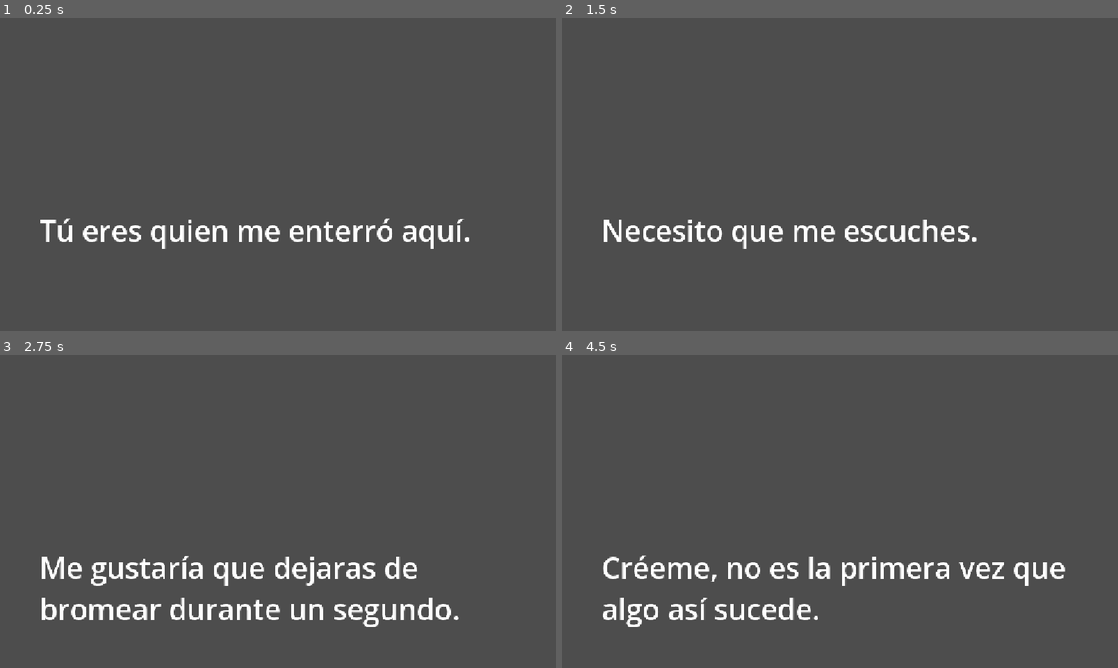
Above: before the commit, frames 1-4 (two rows, left to right).
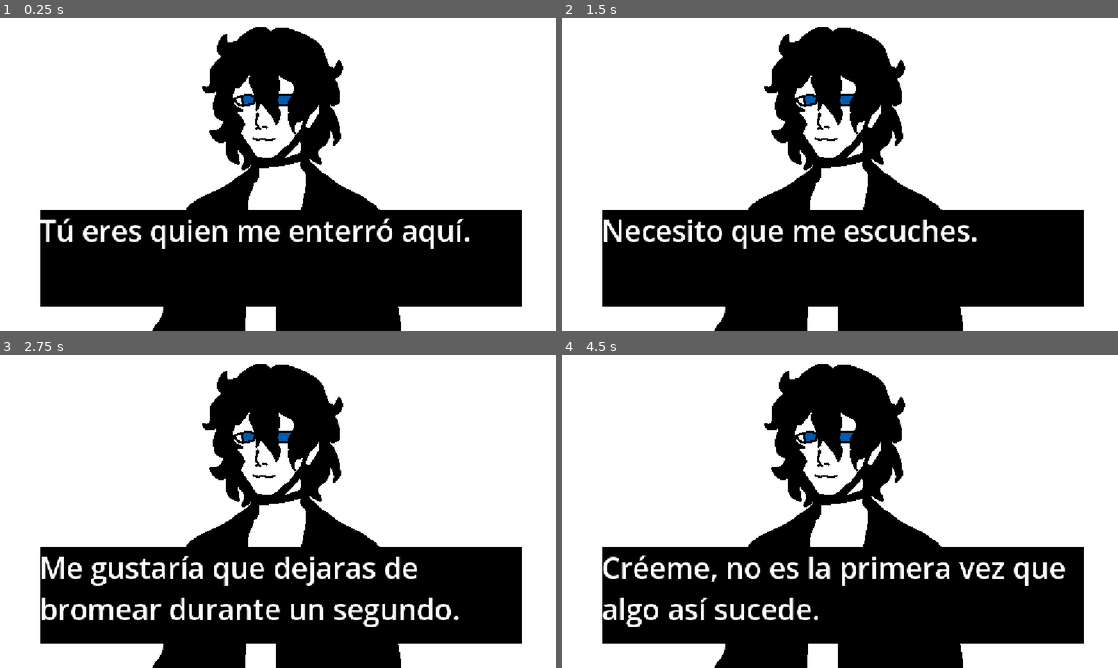
Above: after the commit, the same moments.

Repository: Triktor1/ComJamOn2026
Game: Godot game, scene res://escenas/Minigames/scenes/mini_dialogo.tscn
Two runs of this game, one before a commit and one after it. Both use one fixed random seed, a clock stepped at 60 frames per second and the inputs below. This scene is started directly instead of the project's main scene. The engine's default icon, where the game draws it, is replaced by a stand-in: a white triangle on a blue panel in a dark square.
Inputs (mouse positions are in pixels of both pictures, inside the frame that each line leads up to):
- Up to frame 1 (0.25 s): no input
- Up to frame 2 (1.5 s): tap Enter at 0.5 s; move the mouse to (962, 158) at 0.52 s; hold D (Right) 0.53-1.28 s; tap Z (Extra1) at 0.6 s; tap Space (Space) at 1.25 s; move the mouse to (728, 190) at 1.27 s; hold S (Down) from 1.28 s (still down); tap X (Extra2) at 1.35 s
- Up to frame 3 (2.75 s): tap Enter at 2 s; move the mouse to (333, 442) at 2.02 s; release S (Down) at 2.03 s; hold D (Right) from 2.03 s (still down); hold Space (Space) from 2.03 s (still down)
- Up to frame 4 (4.5 s): move the mouse to (812, 574) at 2.77 s; release D (Right) at 2.78 s; release Space (Space) at 2.78 s; hold W (Up) 2.78-3.53 s; tap Z (Extra1) at 2.85 s; tap Enter at 3.5 s; move the mouse to (1006, 558) at 3.52 s; hold A (Left) from 3.53 s (still down); tap X (Extra2) at 3.6 s; tap Space (Space) at 4.25, 4.35 s; move the mouse to (673, 464) at 4.27 s

The runs differ from the first frame. In frame 1, 98% of the frame differs, in the area x 0-100%, y 0-100%; in frame 2, 99%; in frame 3, 97%; in frame 4, 98%.

Commit message:
dialogo finished

Diff:
--- a/escenas/Minigames/scenes/mini_dialogo.tscn
+++ b/escenas/Minigames/scenes/mini_dialogo.tscn
@@ -2,11 +2,13 @@
 
 [ext_resource type="Script" uid="uid://c57aj7ukri5po" path="res://escenas/Minigames/scripts/mini_dialogo.gd" id="1_86aga"]
 [ext_resource type="Script" uid="uid://dvkp78n5nmrxa" path="res://scripts/minigame_manager.gd" id="1_sk12o"]
+[ext_resource type="Texture2D" uid="uid://cuknmx0llsppa" path="res://assets/Muerte.png" id="3_oumfm"]
 
 [node name="Mini_Dialogo" type="Node2D" unique_id=1446933127 node_paths=PackedStringArray("minigame_manager", "dialogue_label")]
 script = ExtResource("1_86aga")
 minigame_manager = NodePath("MiniGame_Manager")
 dialogue_label = NodePath("DialogueLabel")
+skips_to_win = 15
 
 [node name="MiniGame_Manager" type="Node" parent="." unique_id=1283280026]
 script = ExtResource("1_sk12o")
@@ -14,9 +16,28 @@
 time = 5.0
 endEarlyIfWon = true
 
+[node name="BGColorRect" type="ColorRect" parent="." unique_id=1591923300]
+offset_left = -576.0
+offset_top = -324.0
+offset_right = 576.0
+offset_bottom = 324.0
+
 [node name="Camera2D" type="Camera2D" parent="." unique_id=484150014]
 
+[node name="Muerte" type="Sprite2D" parent="." unique_id=1762063652]
+position = Vector2(3, 37)
+scale = Vector2(0.3, 0.3)
+texture = ExtResource("3_oumfm")
+
+[node name="ColorRect" type="ColorRect" parent="." unique_id=962823694]
+offset_left = -494.0
+offset_top = 74.0
+offset_right = 506.0
+offset_bottom = 274.0
+color = Color(0, 0, 0, 1)
+
 [node name="DialogueLabel" type="Label" parent="." unique_id=1527995503]
+visibility_layer = 2
 offset_left = -494.0
 offset_top = 74.0
 offset_right = 506.0
Binary file added: assets/Muerte.png
Not shown, added: assets/Muerte.png.import
